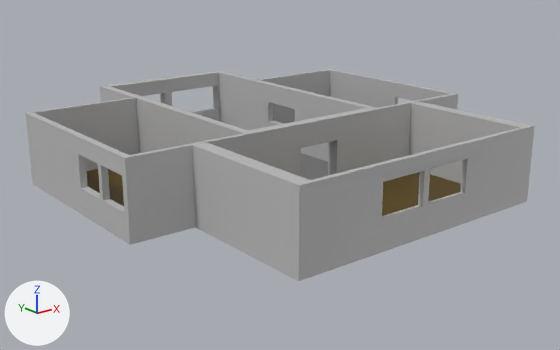
The FBX model SciVis 2019-2020/Assets/OnSite/Structures/StructureNEw.fbx as it was, and as the next commit left it.
Camera for both pictures: a camera (50 mm lens) standing at (-0.603, -1.348, 0.561) and looking at (0.546, 0.088, -0.013). The lights are fixed; the arrows at lower left show +X, +Y and +Z. Where no turn or scale is listed for an object, it has been applied to the vertices.

Names of what the first picture shows: 'RoomLayout4'.
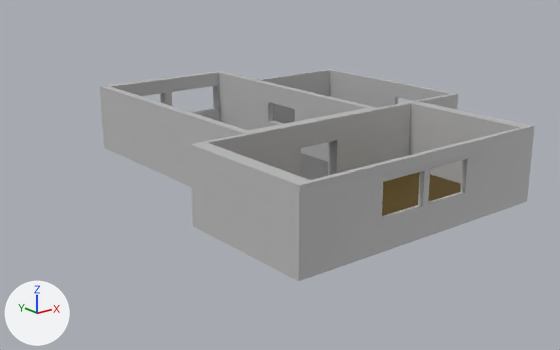
Where the change shows, as pixel boxes (x1, y1, x2, y2) in the pictures (560 x 350 px):
'RoomLayout4', reshaped (15% narrower): before (26, 69, 535, 281); after (100, 69, 535, 281)
part 1 of me_mesh, cut back: before (26, 97, 254, 245); after (193, 103, 411, 144)

Edits to the bpy script that builds the scene:
```text
Change me_mesh:
    used by ob_roomlayout4; location = (0.542, 0.122, 0.064)
    remove me_mesh.from_pydata(...)  # 198 vertices, 369 faces; spans x -0.49..0.49, y -0.515..0.515, z -0.089..0.089
    add me_mesh.from_pydata(...)  # 177 vertices, 311 faces; spans x -0.339..0.49, y -0.515..0.515, z -0.089..0.089
    me_mesh part 1
    24 vertices are removed from x -0.49..-0.474, y -0.18..0.315, z -0.089..0.089
    63 faces are deleted
    3 vertices are added at (-0.202, -0.025, 0.034), (-0.179, -0.025, -0.079), (-0.179, -0.025, 0.034)
    5 new faces join them, mat_lambert1 (grey #bcbcbc)
    remove me_mesh.materials.append(mat_wood4)  # brown #564200
```
